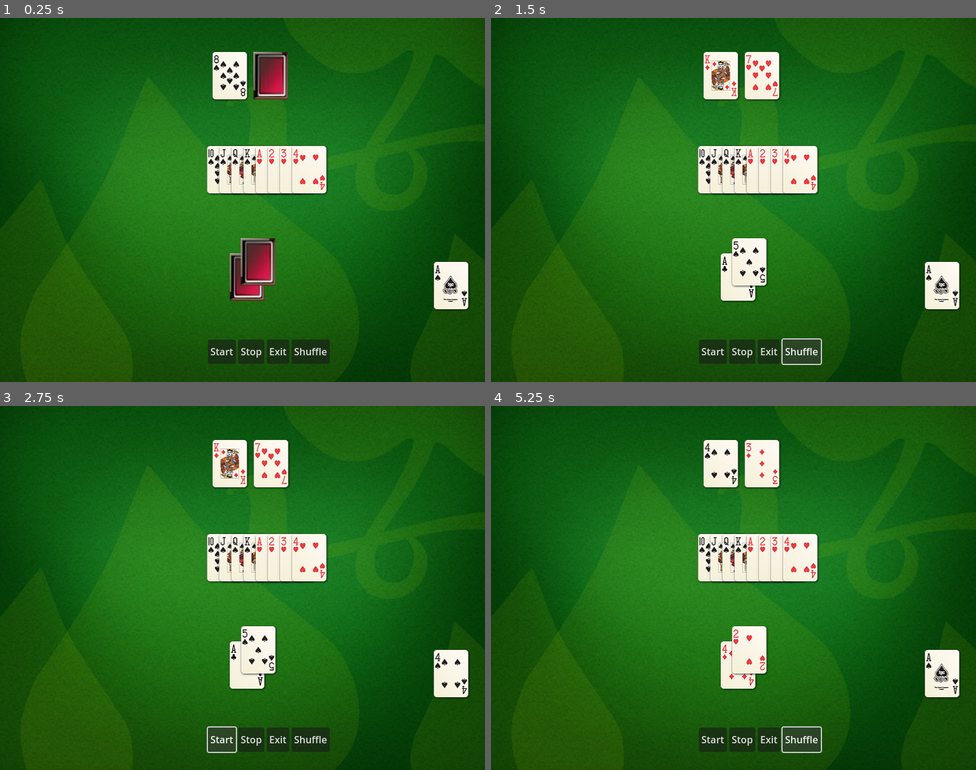
Above: before the commit, frames 1-4 (two rows, left to right).
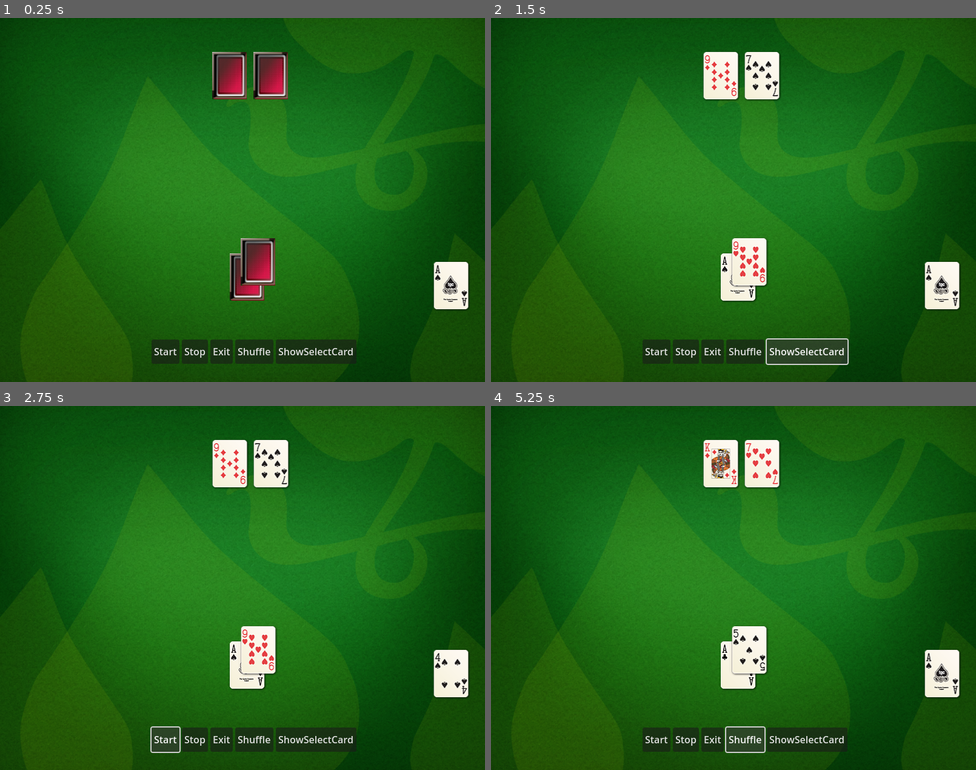
Above: after the commit, the same moments.

Repository: GizehFire/CoolBlackJack
Game: Godot game, scene res://scene/main.tscn
Two runs of this game, one before a commit and one after it. Both use one fixed random seed, a clock stepped at 60 frames per second and the inputs below.
Inputs (mouse positions are in pixels of both pictures, inside the frame that each line leads up to):
- Up to frame 1 (0.25 s): no input
- Up to frame 2 (1.5 s): click "Shuffle" at 0.5 s; click (806, 352) at 1.25 s, where only the run after the commit has a clickable "ShowSelectCard"
- Up to frame 3 (2.75 s): click "Start" at 2 s
- Up to frame 4 (5.25 s): click "Start" at 2.75 s; click "Stop" at 3.5 s; click "Stop" at 4.25 s; click "Shuffle" at 5 s

The runs differ from the first frame. In frame 1, 5.9% of the frame differs, in the area x 31-74%, y 9-95%; in frame 2, 5.8%; in frame 3, 5.9%; in frame 4, 5.9%.

Commit message:
deck-logic
* Added `Karten_legen()` that spawns and arranges the first 26 cards
  (or full 52 when available) at game start. Called from `_ready()` after node initialization.

* Added on-ready reference to $btn_select_card and connected its `pressed` signal
  to a new handler `_on_btn_select_card_pressed`.

* Introduced `show_card_idx(suit_i: int, rank_i: int)` to select a card by raw
  suit/rank numbers (0-3, 0-12).

* Added `show_card_flat(i: int)` for linear index access (0-51).

* Core rendering stays in `_show_card(suit: Suit, rank: Rank)` for type safety.

Diff:
--- a/scene/buttons.tscn
+++ b/scene/buttons.tscn
@@ -6,9 +6,9 @@
 script = ExtResource("1_pg40h")
 
 [node name="HBoxContainer" type="HBoxContainer" parent="."]
-offset_left = 343.0
+offset_left = 250.0
 offset_top = 530.0
-offset_right = 383.0
+offset_right = 306.0
 offset_bottom = 570.0
 
 [node name="btn_start" type="Button" parent="HBoxContainer"]
@@ -23,7 +23,11 @@
 [node name="btn_shuffle" type="Button" parent="HBoxContainer"]
 layout_mode = 2
 
+[node name="btn_select_card" type="Button" parent="HBoxContainer"]
+layout_mode = 2
+
 [connection signal="pressed" from="HBoxContainer/btn_start" to="." method="_on_btn_start_pressed"]
 [connection signal="pressed" from="HBoxContainer/btn_stop" to="." method="_on_btn_stop_pressed"]
 [connection signal="pressed" from="HBoxContainer/btn_exit" to="." method="_on_btn_exit_pressed"]
 [connection signal="pressed" from="HBoxContainer/btn_shuffle" to="." method="_on_btn_shuffle_pressed"]
+[connection signal="pressed" from="HBoxContainer/btn_select_card" to="." method="_on_btn_select_card_pressed"]
--- a/scene/testmod.tscn
+++ b/scene/testmod.tscn
@@ -11,5 +11,3 @@
 offset_right = 418.0
 offset_bottom = 334.0
 text = "Okay"
-
-[connection signal="pressed" from="btn_okay" to="." method="_on_btn_okay_pressed"]
--- a/scripte/buttons.gd
+++ b/scripte/buttons.gd
@@ -1,12 +1,12 @@
 extends Node
 
 signal pressed_button (item:String)
-
 
 @onready var btn_start: Button = $HBoxContainer/btn_start
 @onready var btn_stop: Button = $HBoxContainer/btn_stop
 @onready var btn_exit: Button = $HBoxContainer/btn_exit
 @onready var btn_shuffle: Button = $HBoxContainer/btn_shuffle
+@onready var btn_select_card: Button = $HBoxContainer/btn_select_card
 
 
 func _ready() -> void:
@@ -15,6 +15,7 @@
 	btn_stop.text="Stop"
 	btn_exit.text="Exit"
 	btn_shuffle.text="Shuffle"
+	btn_select_card.text="ShowSelectCard"
 
 func _on_btn_exit_pressed() -> void:
 	emit_signal("pressed_button", btn_exit.text)
@@ -27,3 +28,6 @@
 
 func _on_btn_shuffle_pressed() -> void:
 	emit_signal("pressed_button", btn_shuffle.text)
+
+func _on_btn_select_card_pressed() -> void:
+	emit_signal("pressed_button", btn_select_card.text)
--- a/scripte/main.gd
+++ b/scripte/main.gd
@@ -7,67 +7,70 @@
 @onready var up_card: Sprite2D = $DealerHand/up_card
 @onready var hole_card: Sprite2D = $DealerHand/hole_card
 
+@export_category("Test Variablen")
+@export var test:int=25
+
 var actions : Dictionary
 var my_deck: Array[int] = []	# Persistentes, gemischtes Kartendeck
 var Utils = preload("res://scripte/module/utils.gd").new()
 
+enum Suit { PIK, HERZ, KREUZ, KARO }               # 0-3
+enum Rank { AS, ZWEI, DREI, VIER, FUENF, SECHS,
+			SIEBEN, ACHT, NEUN, ZEHN, BUBE, DAME, KOENIG }  # 0-12
+
+const ANIM := "default"                            # Name der Animation im SpriteFrames
+# ─────────────────────────────────────────────────────────────
+# 1) Kernfunktion → arbeitet streng typisiert mit Enums
+func _show_card(suit: Suit, rank: Rank) -> void:
+	cards.animation = ANIM
+	if cards.is_playing():
+		cards.playing	= false			# oder stop(), je nach Bedarf
+	cards.frame		= suit * 13 + rank
+
+func show_card(suit: Suit, rank: Rank) -> void:
+	_show_card(suit, rank)
+
+# Variante B: Integer-Aufruf (z. B. show_card_idx(3, 11))
+func show_card_idx(suit_i: int, rank_i: int) -> void:
+	var suit: Suit = suit_i as Suit		# Cast zwingend!
+	var rank: Rank = rank_i as Rank
+	_show_card(suit, rank)
+
+# Variante C: Einzelner Kartenindex 0-51
+func show_card_flat(i: int) -> void:
+	var suit: Suit = (i / 13) as Suit
+	var rank: Rank = (i % 13) as Rank
+	_show_card(suit, rank)
+
 func _ready() -> void:
 
-	# Konstante zur Auswahl eines bestimmten Karten-Frames (z. B. für Tests oder gezielte Anzeige)
-	const SELECT_CARDS: int = 7
+	show_card(Suit.PIK, Rank.AS)		# Herz Dame in Enum-Schreibweise
+	#show_card_idx(0, 0)				# exakt dieselbe Karte via Zahlen
+	#show_card_flat(0)					# Index-Variante (49 = Karo Bube)
 
-	# Ermittelt die maximale Anzahl an Frames (Karten) in der aktuellen Animation des AnimatedSprite2D
-	var maximal_cards: int = cards.sprite_frames.get_frame_count(cards.animation)
+	print("Maxmimale Kartenanzahl: " + str(Ermitteln_Anzahl_Kartendeck()))
 
-	# Weist dem up_card-Sprite die Textur des Frame Nr. 7 zu (Index basiert auf SELECT_CARDS)
-	up_card.texture = cards.sprite_frames.get_frame_texture(cards.animation, SELECT_CARDS)
+	#lege_karte(up_card,0)
+	#lege_karte(hole_card,45)
 
-	# Gibt die Anzahl der verfügbaren Karten (Frames) im Terminal aus
-	print("Anzahl der Karten: " + str(maximal_cards))
+	# Nur einmal mischen zu Beginn
+	my_deck = Utils.deck_shuffle()
 
-	####
-	# up_card.texture = cards.sprite_frames.get_frame_texture(cards.animation, 9)
-	# up_card.texture = cards.sprite_frames.get_frame_texture(cards.animation, SELECT_CARDS)
-	var neue_karten: Array[Sprite2D]	= []
-	var deck_number: int = 9
-
-	# 8 Klone
-	for i in range(8):
-
-		var klon: Sprite2D = up_card.duplicate() as Sprite2D
-
-		# Textur aus SpriteFrames holen
-		klon.texture = cards.sprite_frames.get_frame_texture(cards.animation, deck_number)
-
-		# nächste Karte
-		deck_number += 1
-
-		# Position berechnen (Start + Versatz)
-		klon.position = Vector2(350 + (i + 1) * 20, 250)
-
-		# sichtbar machen
-		add_child(klon)
-
-		# im Array speichern
-		neue_karten.append(klon)
-
-	print("Es wurden ", neue_karten.size(), " Karten erzeugt.")
-	print(neue_karten)
-
-	####
-
-	my_deck = Utils.deck_shuffle() # Nur einmal mischen zu Beginn
-	# start_new_round()
-
-	actions = {
+	actions =   {
 
 		"Exit":    get_tree().quit,
 		"Start":   cards.play.bind("default"),
 		"Stop":    cards.stop,
-		"Shuffle": start_new_round
+		"Shuffle": start_new_round,
+		"ShowSelectCard": player_select_cards
+
 	}
 
 	buttons.pressed_button.connect(Callable(_on_buttons_selected))
+
+func player_select_cards():
+	print("you pressed 'Select Button'")
+
 
 func set_shuffle_card(deck: Array[int]) -> Array[int]:
 	# reine Logik
@@ -89,7 +92,75 @@
 		print(" - New Mix - ")
 	set_shuffle_card(my_deck)
 
-
 func _on_buttons_selected(item:String) -> void:
 	if actions.has(item):
 		actions[item].call()      # eine Zeile statt vieler ifs
+
+func lege_karte(Deck_Position:Sprite2D, Karten_Nummer:int) -> void:
+	# Beschreibung:
+	#
+	# Auswahl eines bestimmten Karten-Frames (z. B. für Tests oder gezielte Anzeige)
+	#
+	# Eingabe:
+	#
+	#	1. = Wo soll die gewaehlte Karte gelegt werden
+	#	2. = Kartenwahl von As bis K
+	#
+	# Ausgabe: Keine
+
+	# Weist dem up_card-Sprite die Textur des Frame Nr. 7 zu (Index basiert auf SELECT_CARDS)
+
+	Deck_Position.texture = cards.sprite_frames.get_frame_texture(cards.animation, Karten_Nummer)
+
+func Ermitteln_Anzahl_Kartendeck():
+
+	# Ermittelt die maximale Anzahl an Frames (Karten) in der aktuellen Animation des AnimatedSprite2D
+	var maximal_cards: int = cards.sprite_frames.get_frame_count(cards.animation)
+
+	# Gibt die Anzahl der verfügbaren Karten (Frames) im Terminal aus
+	return maximal_cards
+
+func Karten_legen(position_x:int, position_y:int, anzahl_karte:int) -> void:
+
+	# Beschreibung:
+	#
+	#	Bestimmte Anzahl von Karten auf dem Tisch legen
+	#
+	# Eingabe:
+	#
+	#	1. = X-Kooridnaten
+	#	2. = Y-Kooridnaten
+	#	3. = maxmale Kartenanzahl
+	#
+	# Ausgabe: Keine
+
+	var neue_karten: Array[Sprite2D]	= []
+
+	# Fange bei der ersten Karte an
+	var deck_number: int = 0
+
+	# Abstandpostion zwischen den Karten
+	var abstand_karte: int = 20
+
+	for i in range(anzahl_karte):
+
+		var klon: Sprite2D = up_card.duplicate() as Sprite2D
+
+		# Textur aus SpriteFrames holen
+		klon.texture = cards.sprite_frames.get_frame_texture(cards.animation, deck_number)
+
+		# nächste Karte
+		deck_number += 1
+
+		# Position berechnen (Start + Versatz)
+		klon.position = Vector2(position_x + (i + 1) * abstand_karte, position_y)
+
+		# sichtbar machen
+		add_child(klon)
+
+		# im Array speichern
+		neue_karten.append(klon)
+
+	# Für Debug:
+	# print("Es wurden ", neue_karten.size(), " Karten erzeugt.")
+	# print(neue_karten)
--- a/scripte/testmod.gd
+++ b/scripte/testmod.gd
@@ -1,66 +1,17 @@
 extends Node2D
-
-@onready var btn_okay: Button = $btn_okay
-
-# Modernes Property-Schema (Godot 4.x, GDScript 2)
-var _punkte: int = 0
-
-@export var punkte: int:
-
-	set(value):
-		# keine negativen Punkte
-		_punkte = clamp(value, 10, 100)
-		print("Neuer Punktestand:", _punkte)
-
-	get:
-
-		return _punkte
 
 func _ready() -> void:
 
-	#punkte=-125
-
-	# var messwerte = [22, 65, 1012, 400, 37, 60, 1120, 350]
-
-	# print("[VOR]Messwerte: " + str(messwerte))
-	# var struktur = verarbeite_daten(messwerte)
-	# print(struktur)
-	# print("[NACHER]Messwerte: " + str(messwerte))
-	pass
-
-func verarbeite_daten(_daten: Array) -> Dictionary:
-
-	return {
-		"Temperatur": _daten.pop_front(),   # z. B. 22
-		"Luftfeuchtigkeit": _daten.pop_front(), # 65
-		"Luftdruck": _daten.pop_front(),     # 1012
-		"CO2": _daten.pop_front()            # 400
+	var TPlayer : Dictionary = {
+		"Player" 	: "Mike",
+		"IsActive" 	: true,
+		"Live"		: 10,
+		"Score"		: 120,
+		"Age"		: 14
 	}
-
-
-func _on_btn_okay_pressed() -> void:
-	pass
-
-func _unhandled_key_input(event: InputEvent) -> void:
-	if event.is_pressed():                # nur bei Key-Down
-		match event.keycode:
-			KEY_ESCAPE:
-
-				print("Pressed 'ESC' Key")
-				get_viewport().set_input_as_handled()
-
-			KEY_F5:
-
-				print("Pressed 'F5' Key")
-
-func okay():
-	wait_confirmation()
-	print("This will be printed immediately, before the user press the button.")
-
-
-func wait_confirmation():
-
-	print("Prompting user")
-	await btn_okay.button_down # Waits for the button_up signal from Button node.
-	print("User confirmed")
-	return true
+	TPlayer["Baum"] = "árbol"
+	print("Name : " + TPlayer["Player"])
+	print("Existiert der Schluesselbegriff 'Live'? - " + str(TPlayer.has("Live")))
+	print("Anzahl der Schluesseleintraege: " + str(TPlayer.size()))
+	print(TPlayer.keys())
+	print(TPlayer.values())
